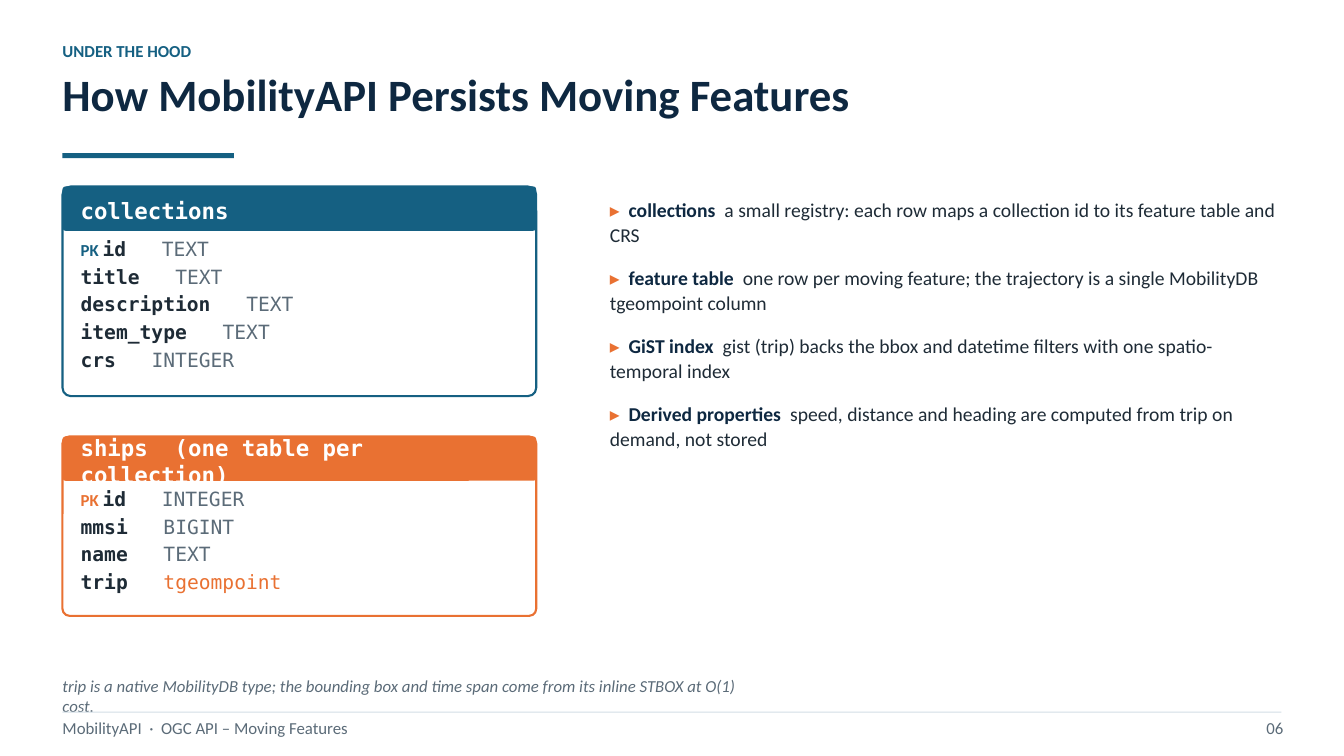
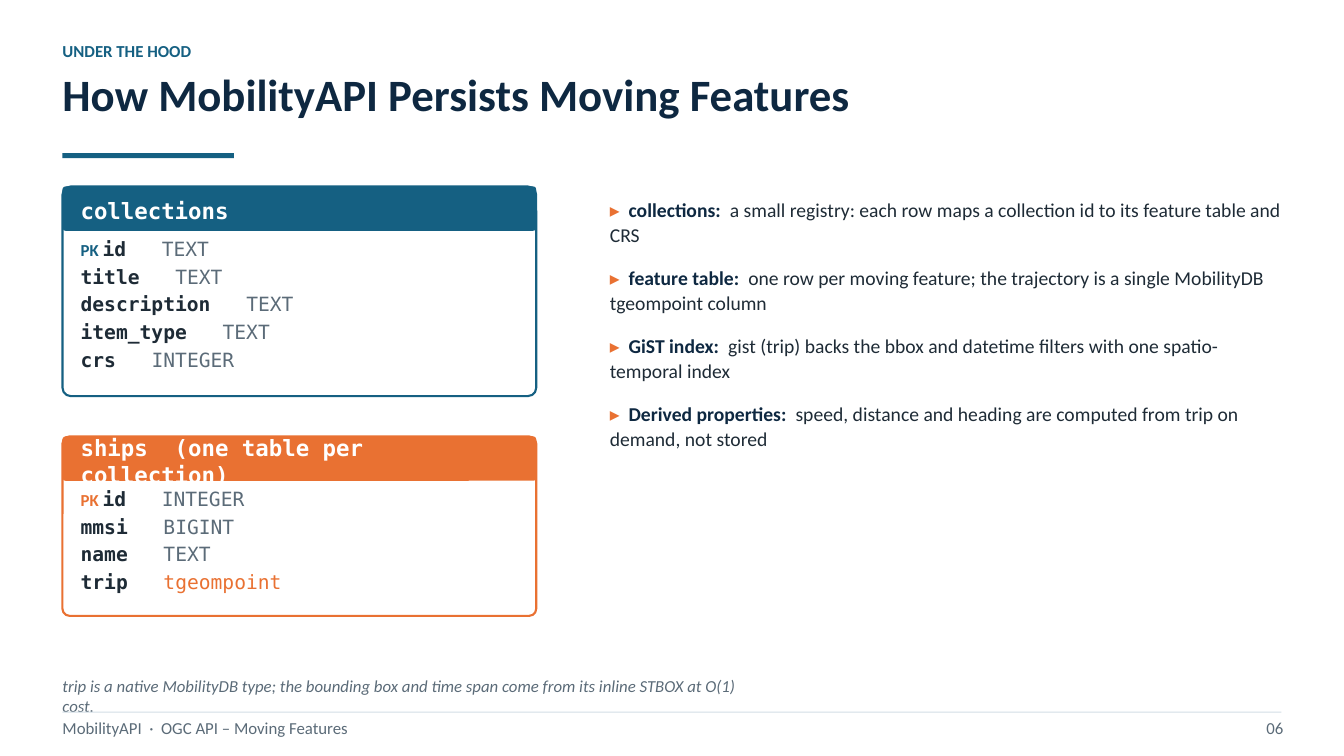
Before and after one commit to MobilityDB/MobilityAPI, a slide deck: slide 8 of MobilityAPIV5.pptx. Drawn at 1344x756 pixels with LibreOffice and Linux fonts; fonts in the diff are those of the drawing. Boxes give left, top, right and bottom in pixels: in the first picture for what was removed or moved away, otherwise in the second. Text is boxed around its words. In the diff, an @@ line names an element or a change of style, - is before the commit and + after.

Commit message:
V5 deck: colon after each bold keyword; transparent OGC logo corners
Bullets now read 'Keyword: description' across every slide (one change in the
shared bullets helper). The OGC Associate Member badge on the title slide has its
white corners knocked out to transparent (border-connected white only, so the
white OGC panel and Associate Member text stay solid), removing the white squares
against the navy background. PDF re-rendered.

```diff
--- a/MobilityAPIV5.pptx
+++ b/MobilityAPIV5.pptx
@@ text at [610,203,1280,449]: text changed @@
-▸ collections a small registry: each row maps a collection id to its feature table and CRS
-▸ feature table one row per moving feature; the trajectory is a single MobilityDB tgeompoint column
-▸ GiST index gist (trip) backs the bbox and datetime filters with one spatio-temporal index
-▸ Derived properties speed, distance and heading are computed from trip on demand, not stored
+▸ collections: a small registry: each row maps a collection id to its feature table and CRS
+▸ feature table: one row per moving feature; the trajectory is a single MobilityDB tgeompoint column
+▸ GiST index: gist (trip) backs the bbox and datetime filters with one spatio-temporal index
+▸ Derived properties: speed, distance and heading are computed from trip on demand, not stored
```
Also in this commit, not shown: 14 other slides changed, 1 other file.
